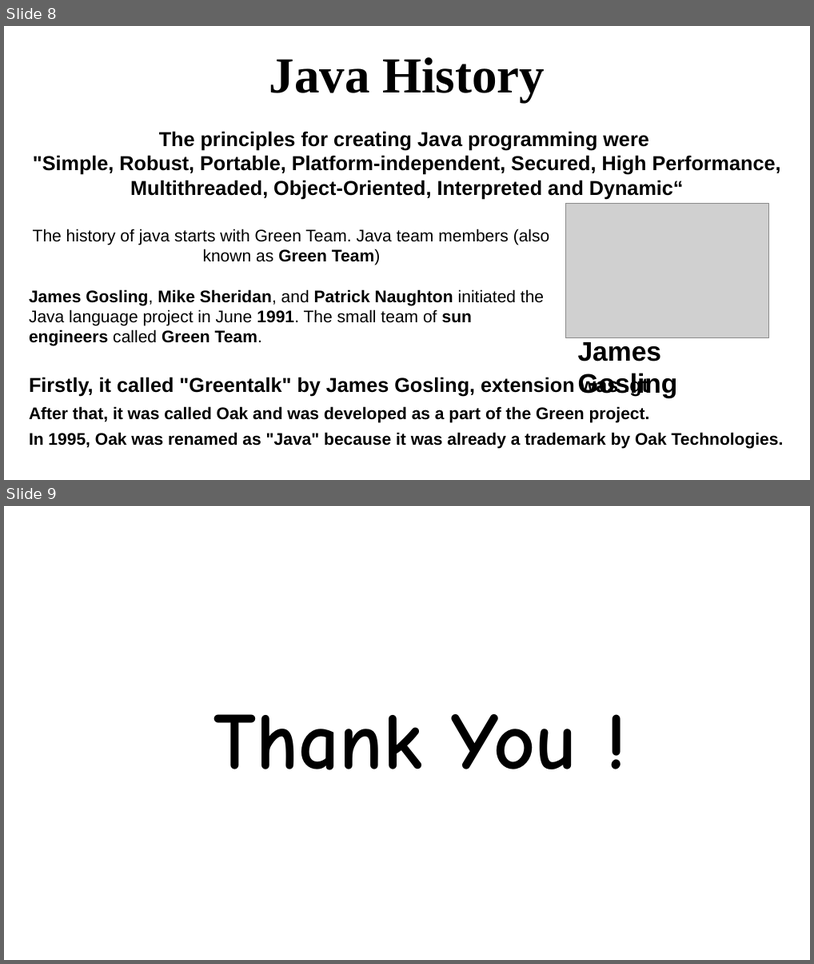
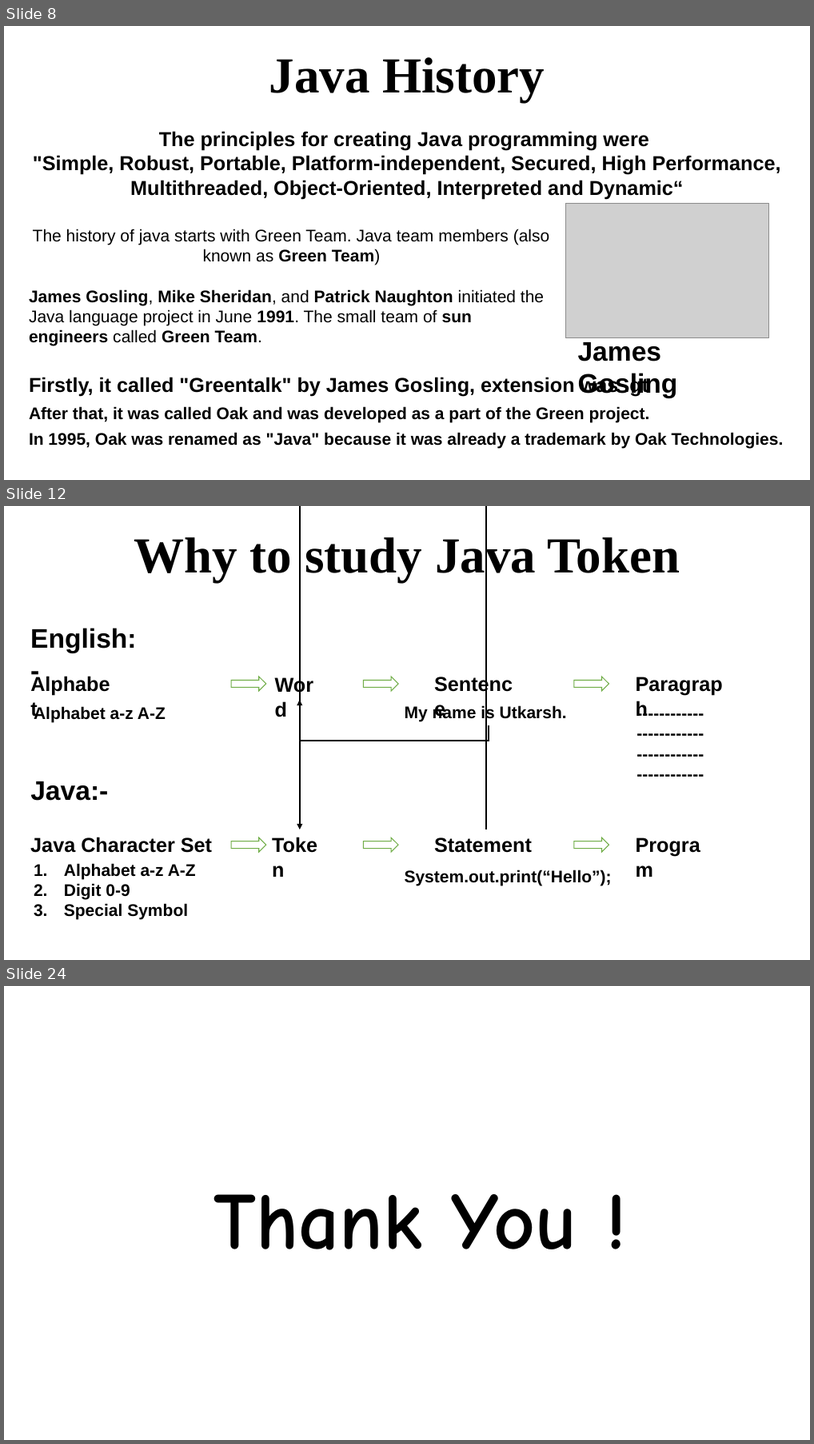
Before and after one commit to eusGithubwork/javaStudy, a slide deck: java.pptx. Shown one above the other, each under a label of ours: slides 8 and 9 before the commit, slides 8, 12 and 24 after it; the slides between them are not shown. The pictures are 814x964 and 814x1444 pixels, drawn with LibreOffice and Linux fonts; fonts in the diff are those of the drawing; grey boxes stand for pictures. Boxes give left, top, right and bottom in pixels: in the first picture for what was removed or moved away, otherwise in the second. Text is boxed around its words. In the diff, an @@ line names an element or a change of style, - is before the commit and + after.

```diff
--- a/java.pptx
+++ b/java.pptx
@@ slide 12 added at (x1=4, y1=506, x2=810, y2=960), background #FFFFFF @@
@@ text added at (x1=134, y1=534, x2=681, y2=583), 60 pt, text #000000, bold @@
+Why to study Java Token
@@ text added at (x1=30, y1=628, x2=136, y2=653), 32 pt, text #000000, bold @@
+English:-
@@ text added at (x1=25, y1=668, x2=120, y2=698), 24 pt, text #000000, bold @@
+Alphabet
@@ text added at (x1=269, y1=669, x2=330, y2=700), 24 pt, text #000000, bold @@
+Word
@@ text added at (x1=429, y1=668, x2=526, y2=698), 24 pt, text #000000, bold @@
+Sentence
@@ text added at (x1=630, y1=668, x2=734, y2=698), 24 pt, text #000000, bold @@
+Paragraph
@@ right arrow added at (x1=231, y1=676, x2=266, y2=691), fill #FFFFFF, outline #70AD47 1 pt @@
@@ right arrow added at (x1=363, y1=676, x2=398, y2=691), fill #FFFFFF, outline #70AD47 1 pt @@
@@ right arrow added at (x1=574, y1=676, x2=610, y2=691), fill #FFFFFF, outline #70AD47 1 pt @@
@@ text added at (x1=34, y1=706, x2=166, y2=723), 20 pt, text #000000, bold @@
+Alphabet a-z A-Z
@@ elbow arrow added from (489, 725) to (300, 700), #000000 2.25 pt @@
@@ text added at (x1=405, y1=705, x2=567, y2=722), 20 pt, text #000000, bold @@
+My name is Utkarsh.
@@ text added at (x1=631, y1=700, x2=738, y2=788), 20 pt, text #000000, bold @@
+------------
+------------
+------------
+------------
@@ text added at (x1=30, y1=781, x2=108, y2=800), 32 pt, text #000000, bold @@
+Java:-
@@ elbow arrow added from (486, 829) to (300, 829), #000000 2.25 pt @@
@@ text added at (x1=30, y1=836, x2=212, y2=852), 24 pt, text #000000, bold @@
+Java Character Set
@@ right arrow added at (x1=231, y1=837, x2=266, y2=852), fill #FFFFFF, outline #70AD47 1 pt @@
@@ text added at (x1=266, y1=829, x2=334, y2=860), 24 pt, text #000000, bold @@
+Token
@@ right arrow added at (x1=363, y1=837, x2=398, y2=852), fill #FFFFFF, outline #70AD47 1 pt @@
@@ text added at (x1=434, y1=837, x2=532, y2=852), 24 pt, text #000000, bold @@
+Statement
@@ right arrow added at (x1=574, y1=837, x2=610, y2=852), fill #FFFFFF, outline #70AD47 1 pt @@
@@ text added at (x1=630, y1=829, x2=721, y2=860), 24 pt, text #000000, bold @@
+Program
@@ text added at (x1=64, y1=863, x2=196, y2=919), 20 pt, text #000000, bold @@
+1. Alphabet a-z A-Z
+2. Digit 0-9
+3. Special Symbol
@@ text added at (x1=405, y1=869, x2=612, y2=886), 20 pt, text #000000, bold @@
+System.out.print(“Hello”);
@@ what was slide 9 is now slide 24 @@
```
Also in this commit, not shown: 14 other slides added, 3 other files.
